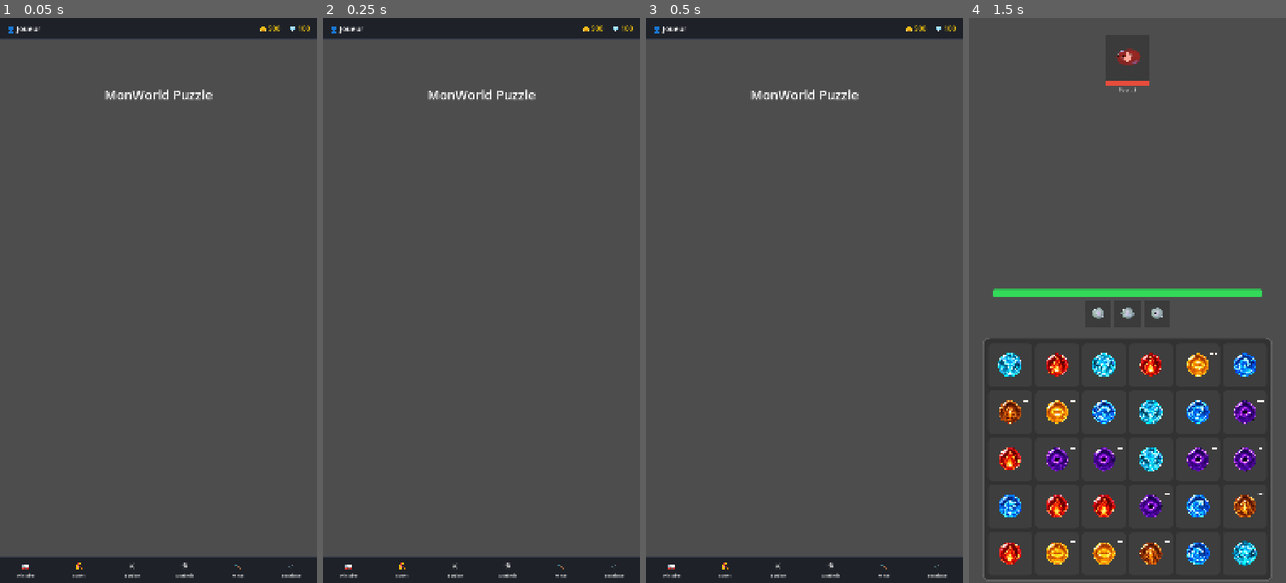
Above: before the commit, frames 1-4 (left to right).
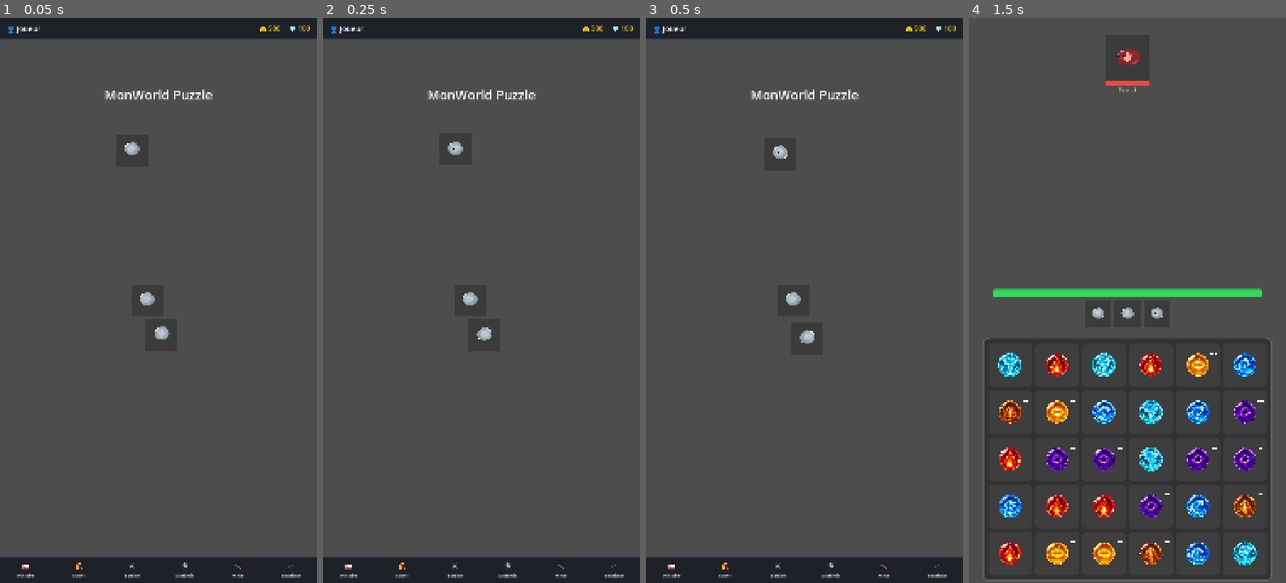
Above: after the commit, the same moments.

Repository: gomatyoff-commits/mon-world-puzzles
Game: Godot game, scene res://scenes/MainMenu.tscn
Same seed, same stepped clock (60 frames per second), same inputs: the game is played once before the commit and once after it. The engine's default icon, where the game draws it, is replaced by a stand-in: a white triangle on a blue panel in a dark square.
Inputs (mouse positions are in pixels of both pictures, inside the frame that each line leads up to):
- Up to frame 1 (0.05 s): no input
- Up to frame 2 (0.25 s): no input
- Up to frame 3 (0.5 s): no input
- Up to frame 4 (1.5 s): click (994, 571) at 0.52 s; click "Niveau 1" at 1.25 s

The runs differ from the first frame. In frame 1, 0.3% of the frame differs, in the area x 39-54%, y 21-57%; in frame 2, 0.3%; in frame 3, 0.3%, in the area x 40-54%, y 22-58%; in frame 4, nothing differs.

Commit message:
V0.10
les monstres de l'équipe sont maintenant visible sur l'écran d'accueil et se balade sur l'écran

Diff:
--- a/scripts/menu.gd
+++ b/scripts/menu.gd
@@ -8,6 +8,13 @@
 	{"label": "Mine",      "icon": "⛏️", "scene": "res://scenes/MineMenu.tscn"},
 	{"label": "Boutique",  "icon": "🛒", "scene": "res://scenes/ShopMenu.tscn"},
 ]
+
+const MON_SIZE := 110.0   # taille d'un monstre à l'écran
+const SPEED := 60.0       # vitesse de marche (pixels/seconde)
+const BAR_H := 92.0       # hauteur de la barre d'onglets
+
+var zone: Control
+var walkers: Array = []
 
 func _ready() -> void:
 	_build()
@@ -24,6 +31,9 @@
 	title.position = Vector2(0, vp.y * 0.12)
 	title.size = Vector2(vp.x, 60)
 	add_child(title)
+
+	# Zone de balade : sous le titre, au-dessus de la barre du bas
+	_build_wander_zone(vp, vp.y * 0.12 + 70, vp.y - BAR_H)
 
 	_build_bottom_bar(vp)
 
@@ -85,3 +95,60 @@
 		btn.pressed.connect(func(): get_tree().change_scene_to_file(scene))
 
 	return btn
+
+func _build_wander_zone(vp: Vector2, top: float, bottom: float) -> void:
+	zone = Control.new()
+	zone.position = Vector2(0, top)
+	zone.size = Vector2(vp.x, bottom - top)
+	zone.clip_contents = true                       # rien ne dépasse de la zone
+	zone.mouse_filter = Control.MOUSE_FILTER_IGNORE
+	add_child(zone)
+
+	for mon in GameManager.team:
+		if mon == null:
+			continue
+		var tr := TextureRect.new()
+		tr.texture = mon.texture
+		tr.expand_mode = TextureRect.EXPAND_IGNORE_SIZE
+		tr.stretch_mode = TextureRect.STRETCH_KEEP_ASPECT_CENTERED
+		tr.size = Vector2(MON_SIZE, MON_SIZE)
+		tr.mouse_filter = Control.MOUSE_FILTER_IGNORE
+		var start := _random_point()
+		tr.position = start
+		zone.add_child(tr)
+		walkers.append({
+			"node": tr,
+			"pos": start,
+			"target": _random_point(),
+			"wait": randf_range(0.0, 1.5),
+			"t": randf() * TAU,
+		})
+
+func _random_point() -> Vector2:
+	return Vector2(
+		randf_range(0.0, zone.size.x - MON_SIZE),
+		randf_range(10.0, zone.size.y - MON_SIZE))
+
+func _process(delta: float) -> void:
+	for w in walkers:
+		var n: TextureRect = w["node"]
+		# Pause : le monstre reste immobile un moment
+		if w["wait"] > 0.0:
+			w["wait"] -= delta
+			n.position = w["pos"]
+			continue
+
+		var to: Vector2 = w["target"] - w["pos"]
+		var step := SPEED * delta
+		if to.length() <= step:
+			# Arrivé : petite pause puis nouvelle destination
+			w["pos"] = w["target"]
+			w["target"] = _random_point()
+			w["wait"] = randf_range(1.0, 3.0)
+		else:
+			w["pos"] += to.normalized() * step
+			n.flip_h = to.x < 0                 # regarde dans le sens de la marche
+
+		# Petit sautillement pendant la marche
+		w["t"] += delta * 10.0
+		n.position = w["pos"] + Vector2(0, -absf(sin(w["t"])) * 8.0)
